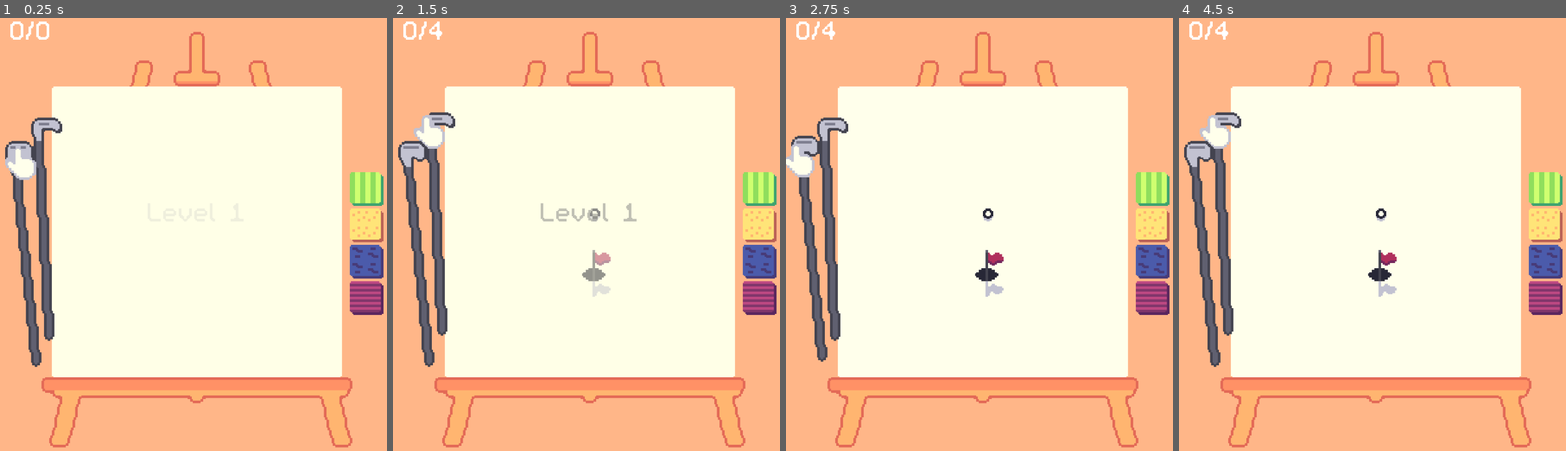
Above: before the commit, frames 1-4 (left to right).
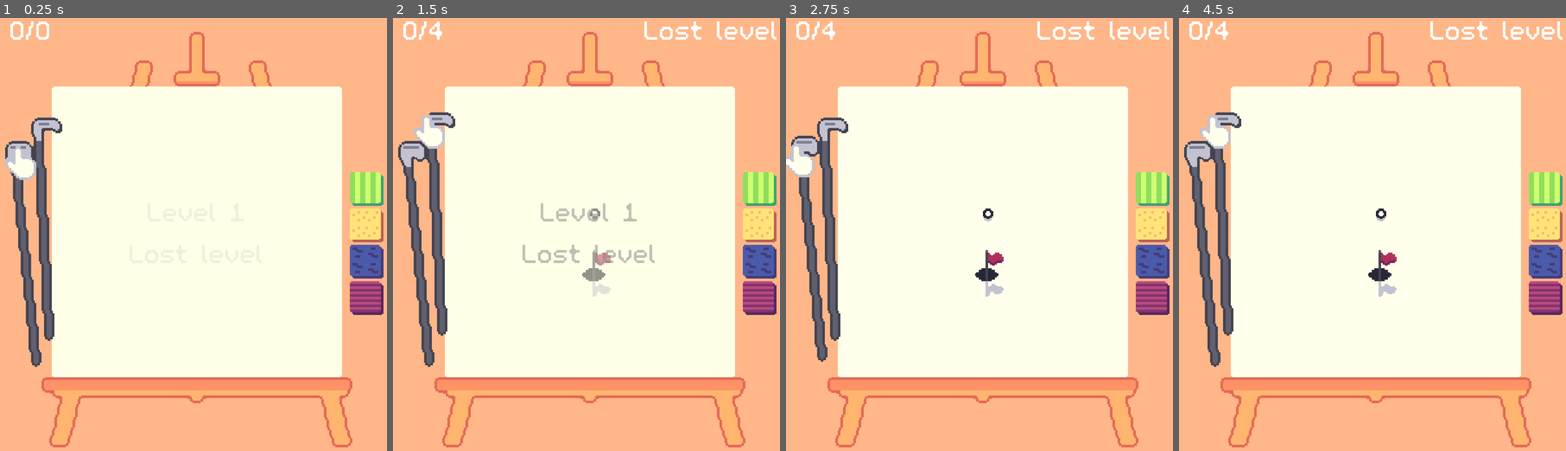
Above: after the commit, the same moments.

Repository: Pojemnik/golfech
Game: Godot game, scene res://scenes/main.tscn
Same seed, same stepped clock (60 frames per second), same inputs: the game is played once before the commit and once after it.
Inputs (mouse positions are in pixels of both pictures, inside the frame that each line leads up to):
- Up to frame 1 (0.25 s): no input
- Up to frame 2 (1.5 s): click (420, 251) at 0.5 s; click (439, 221) at 1.25 s
- Up to frame 3 (2.75 s): click (813, 251) at 2 s
- Up to frame 4 (4.5 s): click (1225, 221) at 2.75 s; click (1206, 251) at 3.5 s; click (1225, 221) at 4.25 s

The runs differ from the first frame. In frame 2, 0.9% of the frame differs, in the area x 33-100%, y 0-57%; in frame 3, 0.5%; in frame 4, 0.5%.

Commit message:
Add level title over easel

Diff:
--- a/level_data/Level1.tres
+++ b/level_data/Level1.tres
@@ -7,4 +7,5 @@
 script = ExtResource("1_ixv6j")
 scene = ExtResource("1_0uk0n")
 hit_count = 4
+name = "Lost 1"
 metadata/_custom_type_script = "uid://cl52acjotwrwi"
--- a/level_data/Level4.tres
+++ b/level_data/Level4.tres
@@ -7,4 +7,5 @@
 script = ExtResource("2_5lvwn")
 scene = ExtResource("1_bkhcq")
 hit_count = 4
+name = "Lost level"
 metadata/_custom_type_script = "uid://cl52acjotwrwi"
--- a/scenes/main.tscn
+++ b/scenes/main.tscn
@@ -190,6 +190,21 @@
 offset_bottom = 140.99998
 mouse_filter = 1
 
+[node name="LevelTitle" type="Label" parent="UiViewport/SubViewport/Control"]
+material = SubResource("ShaderMaterial_gqmmt")
+layout_mode = 0
+offset_left = 62.800003
+offset_top = -28.6
+offset_right = 157.6
+offset_bottom = 0.19999886
+theme_override_colors/font_color = Color(1, 0.34246424, 0.6213723, 1)
+theme_override_constants/line_spacing = -2
+theme_override_constants/outline_size = 0
+theme_override_fonts/font = ExtResource("12_0ld40")
+theme_override_font_sizes/font_size = 16
+horizontal_alignment = 2
+metadata/_edit_group_ = true
+
 [node name="HitCounter" type="Label" parent="UiViewport/SubViewport/Control"]
 material = SubResource("ShaderMaterial_gqmmt")
 layout_mode = 0
--- a/scripts/level_loader.gd
+++ b/scripts/level_loader.gd
@@ -25,6 +25,7 @@
 		$LevelComplete.show_with_text("Level %d\n%s" % [level_idx + 1, levels[level_idx].name])
 	await $LevelComplete.tween_end;
 	$LevelComplete.fade_out(true, true);
+	$"../../UiViewport/SubViewport/Control/LevelTitle".text = levels[level_idx].name;
 	if (level_idx >= levels.size()):
 		print("Game finished");
 		return;
